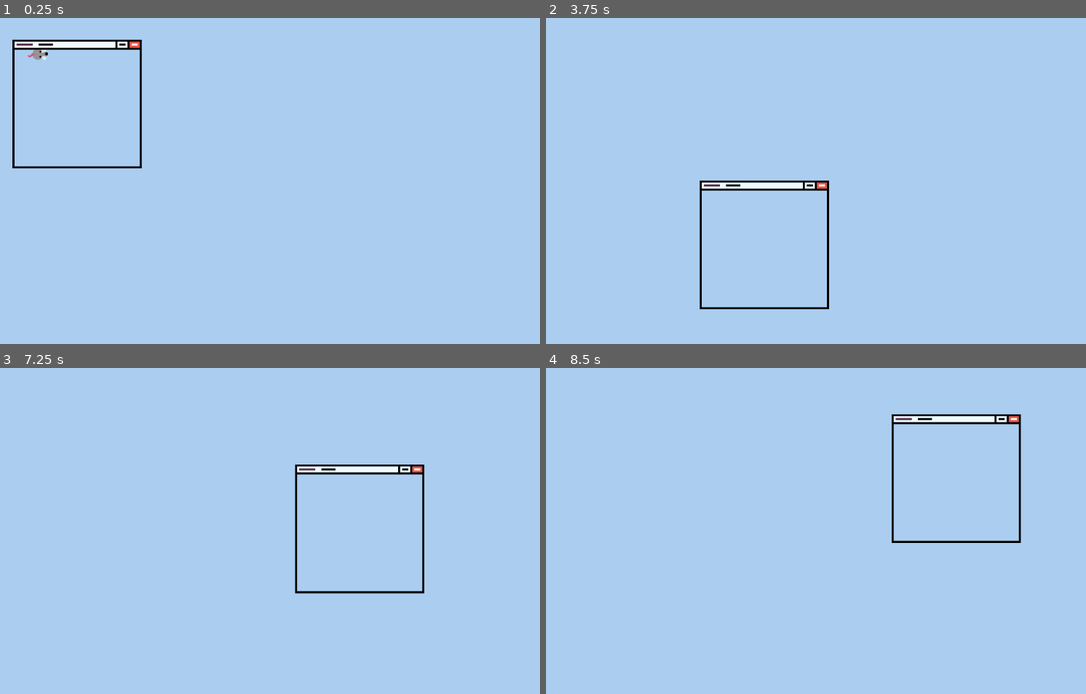
Above: before the commit, frames 1-4 (two rows, left to right).
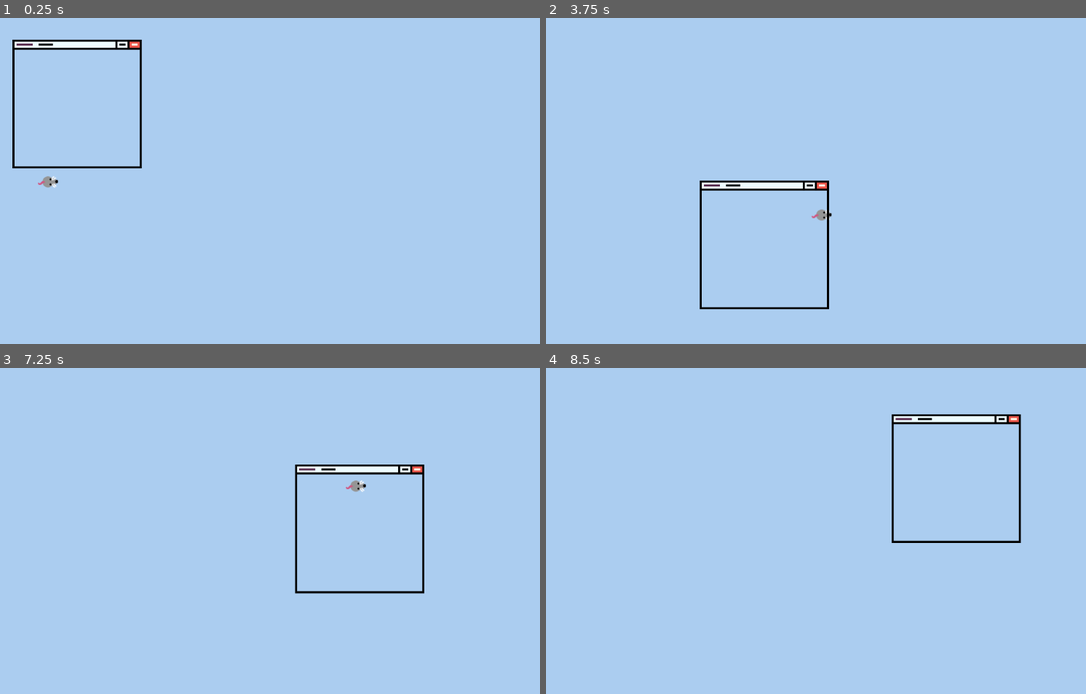
Above: after the commit, the same moments.

Repository: Shibe53/Curtailment
Game: Godot game, scene res://Scenes/world.tscn
The game is run twice, just before and just after one commit, with the same random seed, the same clock (stepped at 60 frames per second) and the same inputs.
Inputs (mouse positions are in pixels of both pictures, inside the frame that each line leads up to):
- Up to frame 1 (0.25 s): no input
- Up to frame 2 (3.75 s): move the mouse to (956, 164) at 0.52 s; move the mouse to (713, 197) at 1.27 s; move the mouse to (886, 109) at 2.02 s; move the mouse to (799, 246) at 2.77 s; move the mouse to (1005, 229) at 3.52 s
- Up to frame 3 (7.25 s): move the mouse to (108, 482) at 4.27 s; move the mouse to (313, 531) at 5.02 s; move the mouse to (194, 449) at 5.77 s; move the mouse to (410, 514) at 6.52 s
- Up to frame 4 (8.5 s): move the mouse to (713, 547) at 7.27 s; move the mouse to (886, 459) at 8.02 s

The runs differ from the first frame. In frame 1, 0.2% of the frame differs, in the area x 5-11%, y 9-53%; in frame 2, less than 0.1%; in frame 3, less than 0.1%; in frame 4, nothing differs.

Commit message:
Added friction

Diff:
--- a/Scripts/mouse.gd
+++ b/Scripts/mouse.gd
@@ -1,19 +1,21 @@
 extends Area2D
 
 var velocity: Vector2
+const FRICTION = 0.98
 
 # Called when the node enters the scene tree for the first time.
 func _ready():
 	velocity = Vector2(0,0)
-	position.x = 50
-	position.y = 50
-
 
 # Called every frame. 'delta' is the elapsed time since the previous frame.
 func _process(delta):
 	position += velocity*delta
-	velocity = velocity*(1-delta) + get_local_mouse_position()*delta*3
+	velocity = (velocity + get_local_mouse_position()*delta*4)*FRICTION
+	#velocity = velocity*(1-delta) + get_local_mouse_position()*delta*3
 
+	#var p2 = get_local_mouse_position()/2 + velocity.project(get_local_mouse_position().orthogonal())
+	#velocity = velocity*(1-delta) + p2*delta
+	#velocity += position.bezier_derivative(p2, p2, get_global_mouse_position(), 0)*delta
 
 func _on_area_2d_area_entered(area: Area2D) -> void:
 	visible = true
